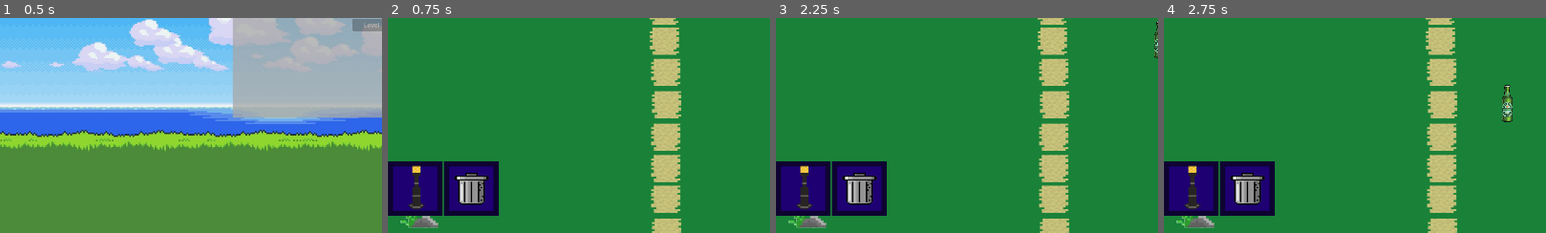
Above: before the commit, frames 1-4 (left to right).
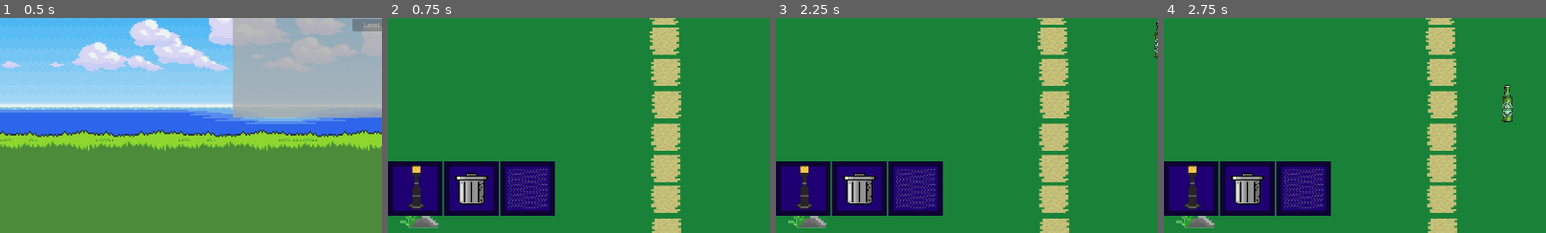
Above: after the commit, the same moments.

Repository: SkinnyJeansPear/PX-Group-2-Repo
Game: Godot game, scene res://Scenes/main_menu.tscn
The game is run twice, just before and just after one commit, with the same random seed, the same clock (stepped at 60 frames per second) and the same inputs.
Inputs (mouse positions are % of the whole screen's width and height, from its top left):
- Up to frame 1 (0.5 s): no input
- Up to frame 2 (0.75 s): click "Tutorial" at 0.5 s
- Up to frame 3 (2.25 s): tap Enter at 1.25 s; drag from (74, 66) to (60, 28) at 1.27 s; drag from (53, 48) to (45, 70) at 2.02 s
- Up to frame 4 (2.75 s): no input
The pictures show only the part of the screen within x 0-50%, y 50-100%; the shares and areas given below are measured in that part.

Frame 1 is identical in both runs. In frame 2, 3.7% of the frame differs, in the area x 29-44%, y 66-92%; in frame 3, 3.7%; in frame 4, 3.7%.

Commit message:
Added fence
Fence will be snapped to a position when the user drags it close to where it should be located - it uses a separate script as it uses different logic from the other objects, will fix the way it looks soon

Diff:
--- a/Scenes/Levels/Tutorial.tscn
+++ b/Scenes/Levels/Tutorial.tscn
@@ -11,6 +11,8 @@
 [ext_resource type="Texture2D" uid="uid://8tu1n5k1eps" path="res://Object Design/Trash Can.png" id="9_1odfw"]
 [ext_resource type="Script" uid="uid://df4dud7inlen8" path="res://Scripts/object.gd" id="9_1wrtt"]
 [ext_resource type="Script" uid="uid://bhirg7xwu1jd" path="res://Scripts/trash_bar.gd" id="11_u4w04"]
+[ext_resource type="Texture2D" uid="uid://8tjloi8205bu" path="res://Object Design/Netted Fence.png" id="11_v6tyg"]
+[ext_resource type="Script" uid="uid://dmypf7h7b006x" path="res://Scripts/netted_fence.gd" id="12_1odfw"]
 [ext_resource type="AudioStream" uid="uid://lx2y7nuhp4yn" path="res://Sounds/trashed object sound.ogg" id="12_u3mja"]
 
 [sub_resource type="TileSetAtlasSource" id="TileSetAtlasSource_pdb2y"]
@@ -132,6 +134,29 @@
 max_count = 2
 object_scale = Vector2(0.8, 0.8)
 
+[node name="TextureRect3" type="TextureRect" parent="NavBar/ScrollContainer/HBoxContainer"]
+layout_mode = 2
+texture = ExtResource("7_u3mja")
+expand_mode = 2
+
+[node name="NettedFence" type="TextureRect" parent="NavBar/ScrollContainer/HBoxContainer/TextureRect3"]
+layout_mode = 1
+anchors_preset = 8
+anchor_left = 0.5
+anchor_top = 0.5
+anchor_right = 0.5
+anchor_bottom = 0.5
+offset_left = -50.0
+offset_top = -50.0
+offset_right = 50.0
+offset_bottom = 50.0
+grow_horizontal = 2
+grow_vertical = 2
+texture = ExtResource("11_v6tyg")
+expand_mode = 1
+script = ExtResource("12_1odfw")
+max_count = 1
+
 [node name="TrashBar" type="Control" parent="."]
 layout_mode = 3
 anchors_preset = 0
--- a/Scripts/game_manager.gd
+++ b/Scripts/game_manager.gd
@@ -6,3 +6,7 @@
 }
 
 var placed_objects: Dictionary = {}
+
+var fence_line_start: Vector2 = Vector2(0, 360)
+var fence_line_end: Vector2 = Vector2(1800, 360)
+var fence_segment_spacing: int = 128
--- /dev/null
+++ b/Scripts/netted_fence.gd
@@ -0,0 +1,130 @@
+extends TextureRect
+
+const TILE_SIZE = 64
+const SPRITE_SIZE = 128
+
+var dragging = false
+var drag_sprite: TextureRect = null
+var offset = Vector2.ZERO
+var nav_bar_tween = null
+
+@export var max_count: int = 3
+var current_count: int = 0
+
+
+@export var object_scale: Vector2 = Vector2(1.0, 1.0)
+
+@onready var game_manager: Node = $"../../../../../GameManager"
+@onready var drag_layer: Control = get_tree().get_root().get_node("Main/CanvasLayer/DragLayer")
+@onready var tilemap: TileMapLayer = get_tree().get_root().get_node("Main/Grid")
+@onready var nav_bar: Control = get_tree().get_root().get_node("Main/NavBar")
+
+func _ready():
+	mouse_filter = MOUSE_FILTER_PASS
+	check_availability()
+
+func _gui_input(event):
+	if event is InputEventMouseButton and event.button_index == MOUSE_BUTTON_LEFT and event.pressed:
+		if current_count < max_count:
+			start_drag()
+		else:
+			print("No more of this item available!")
+
+func _input(event):
+	if event is InputEventMouseButton and event.button_index == MOUSE_BUTTON_LEFT and not event.pressed:
+		if dragging:
+			end_drag()
+
+func _process(_delta):
+	if dragging and drag_sprite:
+		drag_sprite.global_position = get_global_mouse_position() - offset
+
+
+func slide_nav_bar(hide: bool):
+	var start_pos = nav_bar.position
+	var end_pos: Vector2
+	if hide:
+		end_pos = start_pos + Vector2(0, nav_bar.size.y + 120)
+	else:
+		end_pos = Vector2(start_pos.x, 0)
+	if nav_bar_tween and nav_bar_tween.is_running():
+		nav_bar_tween.kill()
+	nav_bar_tween = create_tween()
+	nav_bar_tween.tween_property(nav_bar, "position", end_pos, 0.4).set_trans(Tween.TRANS_SINE).set_ease(Tween.EASE_IN_OUT)
+	nav_bar.mouse_filter = MOUSE_FILTER_IGNORE if hide else MOUSE_FILTER_STOP
+
+func start_drag():
+	dragging = true
+	drag_sprite = duplicate()
+	drag_sprite.set_script(null)
+	drag_layer.add_child(drag_sprite)
+	var sprite_size = drag_sprite.get_size()
+	offset = sprite_size / 2
+	drag_sprite.global_position = get_global_mouse_position() - offset
+	drag_sprite.z_index = 1000
+	drag_sprite.scale = object_scale
+
+	await get_tree().process_frame
+	slide_nav_bar(true)
+
+func end_drag():
+	dragging = false
+	if not drag_sprite:
+		return
+	print("End drag at: ", get_global_mouse_position())
+	var global_pos = get_global_mouse_position()
+	if is_near_fence_line(global_pos):
+		place_fence_line()
+		current_count += 1
+		check_availability()
+		drag_sprite.queue_free()
+	else:
+		drag_sprite.queue_free()
+
+	drag_sprite = null
+	slide_nav_bar(false)
+
+func place_fence_line():
+	var start = game_manager.fence_line_start
+	var end = game_manager.fence_line_end
+	var spacing = game_manager.fence_segment_spacing
+
+	var direction = (end - start).normalized()
+	var total_length = start.distance_to(end)
+	var segment_count = int(total_length / spacing)
+
+	for i in range(segment_count + 1):
+		var fence_piece = preload("res://netted_fence.tscn").instantiate()
+		fence_piece.global_position = start + direction * spacing * i
+		get_tree().current_scene.add_child(fence_piece)
+
+
+func is_near_fence_line(pos: Vector2) -> bool:
+	var start = game_manager.fence_line_start
+	var end = game_manager.fence_line_end
+	var line_vec = end - start
+	var point_vec = pos - start
+	var t = clamp(point_vec.dot(line_vec) / line_vec.length_squared(), 0, 1)
+	var projection = start + t * line_vec
+	return pos.distance_to(projection) < 150
+
+
+func is_over_navbar() -> bool:
+	return nav_bar.get_global_rect().has_point(get_global_mouse_position())
+
+func snap_to_tilemap(global_pos: Vector2) -> Vector2:
+	var local_pos = tilemap.to_local(global_pos)
+	var cell = tilemap.local_to_map(local_pos)
+	var cell_origin = tilemap.map_to_local(cell)
+	var snapped_pos = tilemap.to_global(cell_origin)
+	snapped_pos += Vector2(TILE_SIZE, TILE_SIZE) / 2
+	snapped_pos -= Vector2(SPRITE_SIZE, SPRITE_SIZE) / 2
+	return snapped_pos
+
+func check_availability():
+	if current_count >= max_count:
+		modulate = Color(1, 1, 1, 0.4)
+		mouse_filter = MOUSE_FILTER_IGNORE
+	else:
+		modulate = Color(1, 1, 1, 1)
+		mouse_filter = MOUSE_FILTER_PASS
--- /dev/null
+++ b/netted_fence.tscn
@@ -0,0 +1,18 @@
+[gd_scene load_steps=2 format=3 uid="uid://m3pvwaq55fs3"]
+
+[ext_resource type="Texture2D" uid="uid://8tjloi8205bu" path="res://Object Design/Netted Fence.png" id="1_mlu2g"]
+
+[node name="NettedFence" type="TextureRect"]
+anchors_preset = 8
+anchor_left = 0.5
+anchor_top = 0.5
+anchor_right = 0.5
+anchor_bottom = 0.5
+offset_left = -50.0
+offset_top = -50.0
+offset_right = 78.0
+offset_bottom = 78.0
+grow_horizontal = 2
+grow_vertical = 2
+texture = ExtResource("1_mlu2g")
+expand_mode = 1
Not shown: 1 places in Scenes/Levels/Tutorial.tscn that only renumber resources
Not shown, added: Scripts/netted_fence.gd.uid
